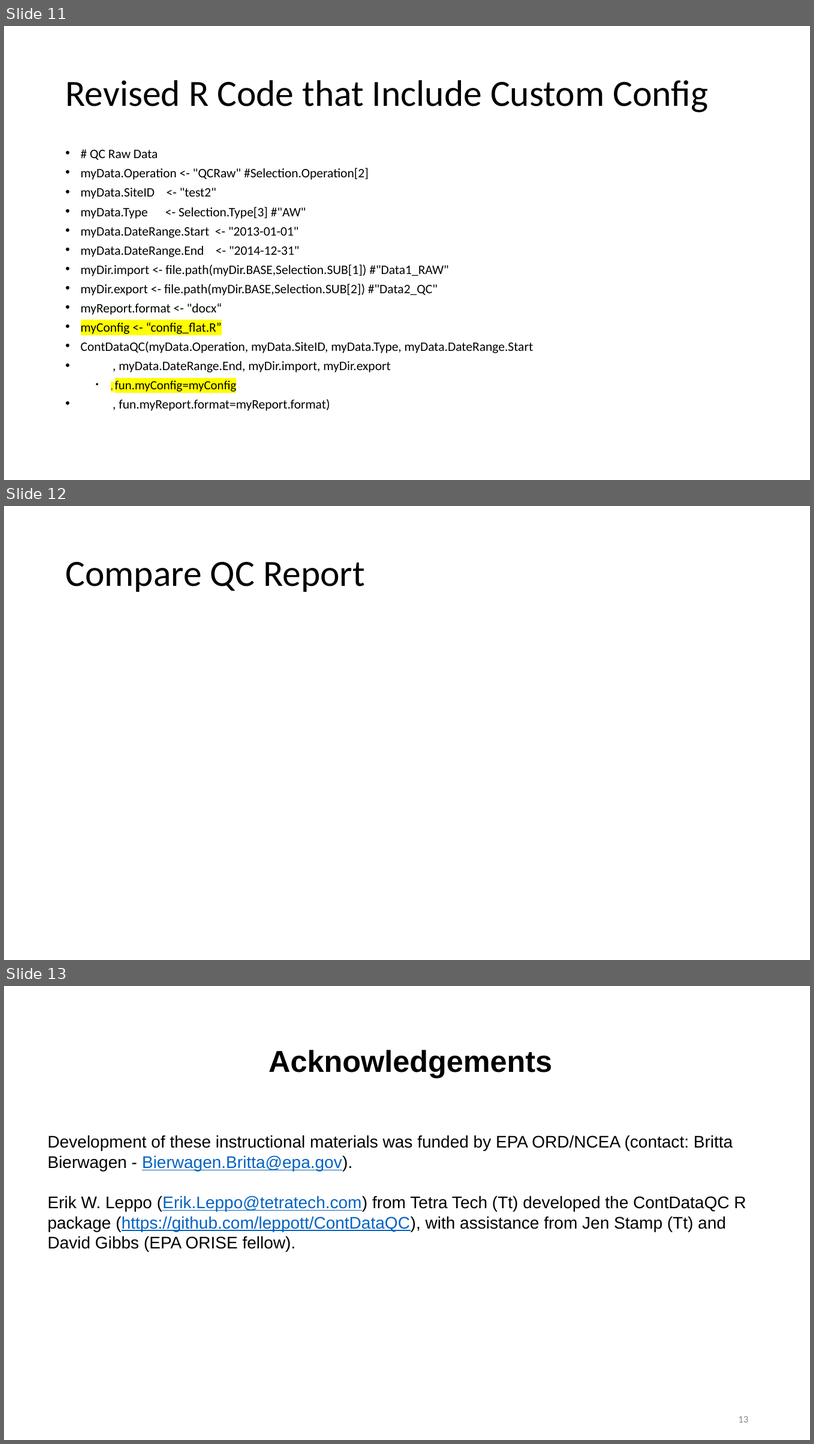
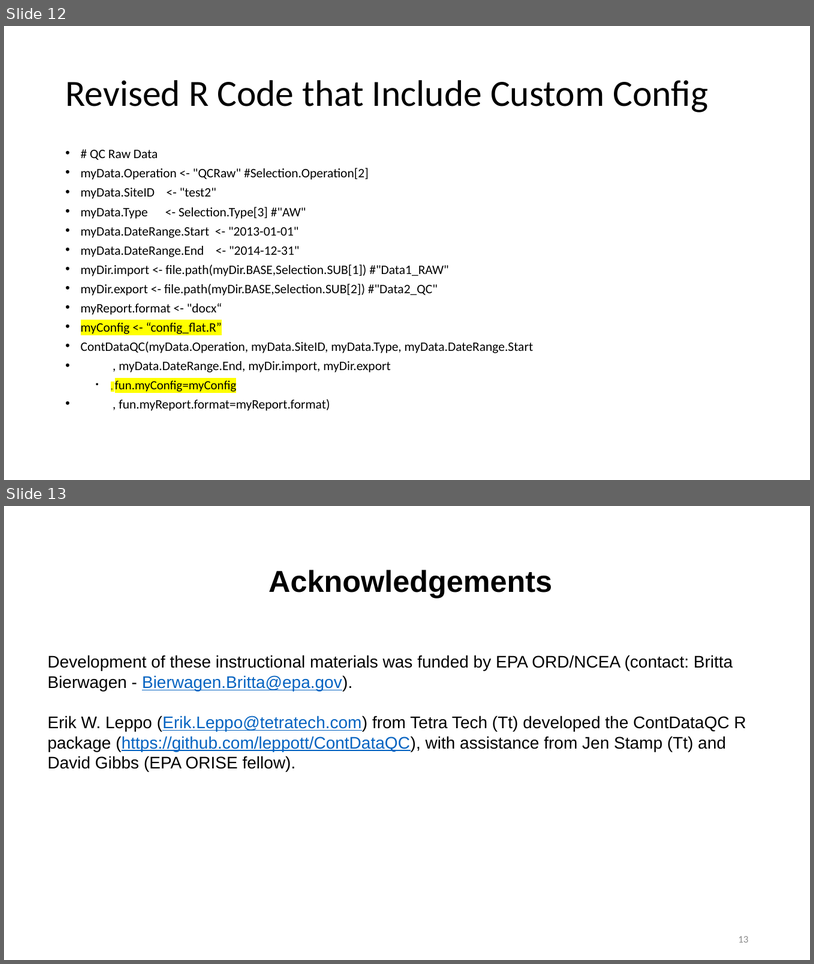
Before and after one commit to leppott/ContDataQC_Guide, a slide deck: ContDataQC_Guide_02_Config.pptx. Shown one above the other, each under a label of ours: slides 11, 12 and 13 before the commit, slides 12 and 13 after it. The pictures are 814x1444 and 814x964 pixels, drawn with LibreOffice and Linux fonts; fonts in the diff are those of the drawing. Boxes give left, top, right and bottom in pixels: in the first picture for what was removed or moved away, otherwise in the second. Text is boxed around its words. In the diff, an @@ line names an element or a change of style, - is before the commit and + after.

```diff
--- a/ContDataQC_Guide_02_Config.pptx
+++ b/ContDataQC_Guide_02_Config.pptx
@@ slide 12 removed at bbox=[4, 506, 810, 960], background #FFFFFF @@
@@ title removed at bbox=[65, 562, 365, 592] @@
-Compare QC Report
@@ what was slide 11 is now slide 12 @@
```
Also in this commit, not shown: 1 slide changed, 1 slide added, 3 other files.
